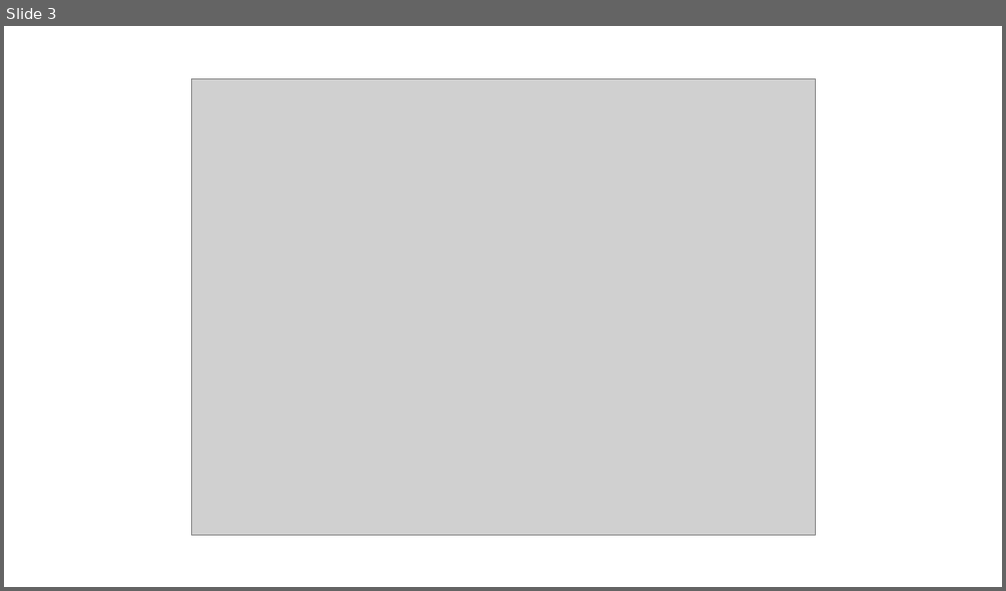
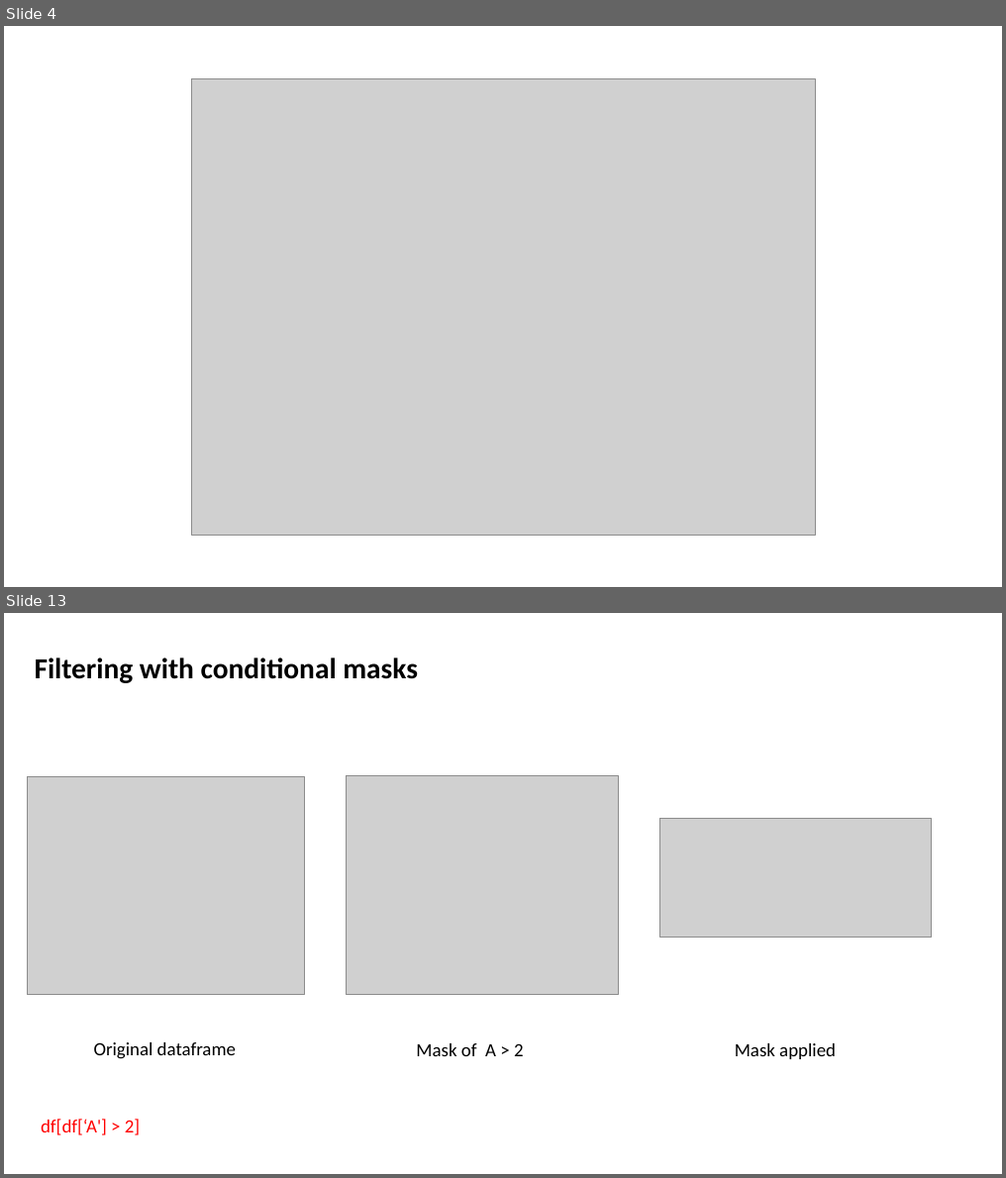
Before and after one commit to nicksavill/DEB_development, a slide deck: Week_5/Joining_merging.pptx. Shown one above the other, each under a label of ours: slide 3 before the commit, slides 4 and 13 after it; the slides between them are not shown. The pictures are 1006x591 and 1006x1178 pixels, drawn with LibreOffice and Linux fonts; fonts in the diff are those of the drawing; grey boxes stand for pictures. Boxes give left, top, right and bottom in pixels: in the first picture for what was removed or moved away, otherwise in the second. Text is boxed around its words. In the diff, an @@ line names an element or a change of style, - is before the commit and + after.

```diff
--- a/Week_5/Joining_merging.pptx
+++ b/Week_5/Joining_merging.pptx
@@ slide 13 added at bbox=[4, 613, 1002, 1174], background #FFFFFF @@
@@ text added at bbox=[35, 658, 418, 683], 28 pt, text #000000, bold @@
+Filtering with conditional masks
@@ picture added at bbox=[27, 777, 305, 995] @@
@@ picture added at bbox=[347, 775, 619, 995] @@
@@ picture added at bbox=[660, 818, 932, 938] @@
@@ text added at bbox=[94, 1043, 236, 1059], 18 pt, text #000000 @@
+Original dataframe
@@ text added at bbox=[416, 1044, 524, 1057], 18 pt, text #000000 @@
+Mask of A > 2
@@ text added at bbox=[735, 1044, 836, 1059], 18 pt, text #000000 @@
+Mask applied
@@ text added at bbox=[41, 1119, 140, 1136], 18 pt, text #FF0000 @@
+df[df[‘A'] > 2]
@@ what was slide 3 is now slide 4 @@
```
Also in this commit, not shown: 4 slides changed, 9 other slides added, 1 slide removed, 18 other files.
